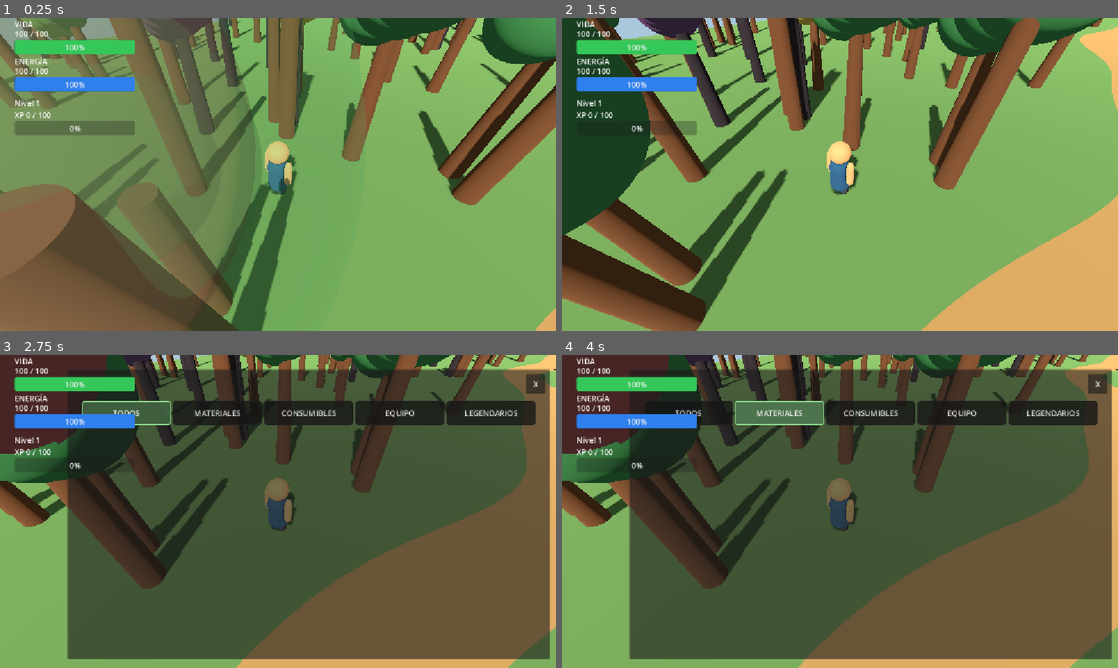
Above: before the commit, frames 1-4 (two rows, left to right).
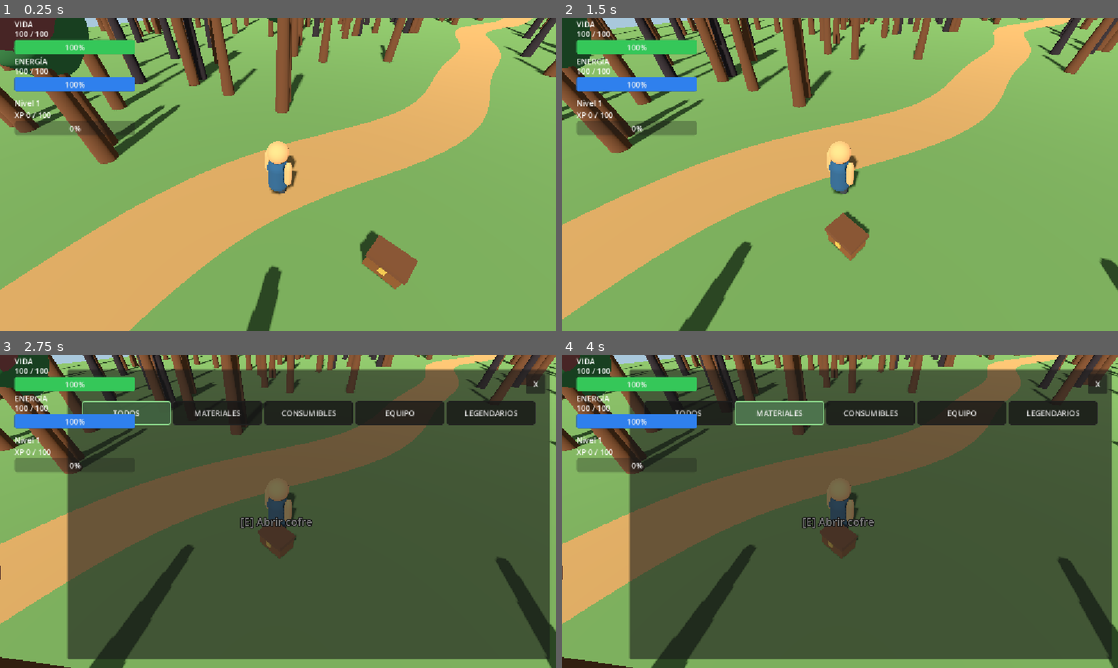
Above: after the commit, the same moments.

Repository: AdolfoBarca/MUNDO_LEYENDAS
Game: Godot game, scene res://SenderoGuardianes.tscn
Two runs of this game, one before a commit and one after it. Both use one fixed random seed, a clock stepped at 60 frames per second and the inputs below. This scene is started directly instead of the project's main scene.
Inputs (mouse positions are in pixels of both pictures, inside the frame that each line leads up to):
- Up to frame 1 (0.25 s): no input
- Up to frame 2 (1.5 s): tap Enter at 0.5 s; move the mouse to (962, 158) at 0.52 s; hold D 0.53-1.28 s; tap P at 0.6 s; click (962, 158) at 0.67 s; move the mouse to (728, 190) at 1.27 s; hold S from 1.28 s (still down); tap E at 1.35 s
- Up to frame 3 (2.75 s): move the mouse to (333, 442) at 2.02 s; release S at 2.03 s; hold D from 2.03 s (still down); tap I at 2.1 s
- Up to frame 4 (4 s): release D at 2.75 s; click "TODOS" at 2.75 s; click "MATERIALES" at 3.5 s

The runs differ from the first frame. In frame 1, 66% of the frame differs, in the area x 0-100%, y 0-100%; in frame 2, 53%; in frame 3, 54%; in frame 4, 54%.

Commit message:
Agregar Acechador de Raices y corregir inicio del Sendero

Diff:
--- /dev/null
+++ b/AcechadorRaices.gd
@@ -0,0 +1,233 @@
+extends "res://EnemigoPrueba.gd"
+
+# MUNDO_LEYENDAS - ACECHADOR DE RAICES V1
+# Segundo enemigo del Sendero de los Guardianes.
+# Reutiliza combate, IA, drops, XP y respawn.
+
+@onready var barra_3d: Sprite3D = $BarraVida3D
+@onready var viewport_vida: SubViewport = $ViewportVida
+
+var cuerpo: Node3D
+
+var madera: StandardMaterial3D
+var madera_oscura: StandardMaterial3D
+var musgo: StandardMaterial3D
+var ojos: StandardMaterial3D
+
+
+func _ready() -> void:
+    barra_3d.texture = viewport_vida.get_texture()
+
+    crear_materiales()
+    crear_cuerpo()
+
+    super._ready()
+
+    print("ACECHADOR DE RAICES LISTO: ", name)
+
+
+func _physics_process(delta: float) -> void:
+    super._physics_process(delta)
+
+    if esta_muerto or cuerpo == null:
+        return
+
+    var destino := Vector3.ZERO
+    var mirar := false
+
+    match estado_actual:
+        Estado.PERSIGUIENDO:
+            var objetivo: CharacterBody3D = null
+
+            if is_instance_valid(cadejo_objetivo):
+                if candidato_cadejo_valido(cadejo_objetivo):
+                    objetivo = cadejo_objetivo
+
+            if objetivo == null and is_instance_valid(heroe):
+                objetivo = heroe
+
+            if objetivo != null:
+                destino = objetivo.global_position
+                mirar = true
+
+        Estado.REGRESANDO:
+            destino = posicion_inicial
+            mirar = true
+
+        Estado.QUIETO:
+            pass
+
+    if not mirar:
+        return
+
+    var direccion: Vector3 = destino - global_position
+    direccion.y = 0.0
+
+    if direccion.length_squared() < 0.0001:
+        return
+
+    var angulo: float = atan2(
+        -direccion.x,
+        -direccion.z
+    )
+
+    rotation.y = lerp_angle(
+        rotation.y,
+        angulo,
+        minf(1.0, 10.0 * delta)
+    )
+
+
+func crear_materiales() -> void:
+    madera = material_color(Color(0.30, 0.17, 0.08))
+    madera_oscura = material_color(Color(0.12, 0.075, 0.045))
+    musgo = material_color(Color(0.16, 0.32, 0.10))
+
+    ojos = material_color(Color(1.0, 0.55, 0.05))
+    ojos.emission_enabled = true
+    ojos.emission = Color(1.0, 0.35, 0.02)
+    ojos.emission_energy_multiplier = 3.0
+
+
+func material_color(color: Color) -> StandardMaterial3D:
+    var material := StandardMaterial3D.new()
+    material.albedo_color = color
+    material.roughness = 1.0
+    return material
+
+
+func crear_cuerpo() -> void:
+    $MeshInstance3D.visible = false
+
+    cuerpo = Node3D.new()
+    cuerpo.name = "CuerpoAcechador"
+    add_child(cuerpo)
+
+    # Cuerpo bajo, ancho y oscuro.
+    esfera(
+        Vector3(0, 0.15, 0),
+        Vector3(0.52, 0.43, 0.58),
+        madera
+    )
+
+    # Espalda cubierta de musgo.
+    esfera(
+        Vector3(0, 0.47, 0.10),
+        Vector3(0.43, 0.13, 0.43),
+        musgo
+    )
+
+    # Cabeza frontal.
+    esfera(
+        Vector3(0, 0.42, -0.40),
+        Vector3(0.37, 0.32, 0.33),
+        madera_oscura
+    )
+
+    # Ojos ambar en el frente -Z.
+    for lado in [-1.0, 1.0]:
+        esfera(
+            Vector3(lado * 0.17, 0.48, -0.69),
+            Vector3(0.085, 0.075, 0.06),
+            ojos
+        )
+
+        # Cejas de madera.
+        rama(
+            Vector3(lado * 0.07, 0.63, -0.66),
+            Vector3(lado * 0.29, 0.61, -0.58),
+            0.06,
+            madera
+        )
+
+    # Cuatro patas de raices.
+    for lado in [-1.0, 1.0]:
+        for frente in [-1.0, 1.0]:
+            var origen := Vector3(
+                lado * 0.36,
+                0.05,
+                frente * 0.32
+            )
+
+            var extremo := Vector3(
+                lado * 0.65,
+                -0.65,
+                frente * 0.55
+            )
+
+            rama(origen, extremo, 0.16, madera)
+
+            # Garra dirigida hacia delante.
+            rama(
+                extremo,
+                extremo + Vector3(0, -0.10, -0.27),
+                0.07,
+                madera_oscura
+            )
+
+    # Espinas de madera en la espalda.
+    for i in range(3):
+        var z: float = 0.32 - float(i) * 0.30
+
+        rama(
+            Vector3(0, 0.43, z),
+            Vector3(0, 0.93, z + 0.13),
+            0.12,
+            madera_oscura
+        )
+
+    # Raices laterales.
+    for lado in [-1.0, 1.0]:
+        rama(
+            Vector3(lado * 0.38, 0.25, 0.18),
+            Vector3(lado * 0.75, 0.42, 0.35),
+            0.10,
+            madera
+        )
+
+
+func esfera(
+    posicion: Vector3,
+    escala: Vector3,
+    material: Material
+) -> void:
+    var pieza := MeshInstance3D.new()
+    var malla := SphereMesh.new()
+
+    pieza.mesh = malla
+    pieza.position = posicion
+    pieza.scale = escala
+    pieza.material_override = material
+
+    cuerpo.add_child(pieza)
+
+
+func rama(
+    inicio: Vector3,
+    fin: Vector3,
+    radio: float,
+    material: Material
+) -> void:
+    var direccion: Vector3 = fin - inicio
+    var longitud: float = direccion.length()
+
+    if longitud <= 0.001:
+        return
+
+    var pieza := MeshInstance3D.new()
+    var malla := CylinderMesh.new()
+
+    malla.height = longitud
+    malla.bottom_radius = radio
+    malla.top_radius = radio * 0.55
+
+    pieza.mesh = malla
+    pieza.position = (inicio + fin) * 0.5
+    pieza.material_override = material
+
+    pieza.quaternion = Quaternion(
+        Vector3.UP,
+        direccion.normalized()
+    )
+
+    cuerpo.add_child(pieza)
--- /dev/null
+++ b/AcechadorRaices.tscn
@@ -0,0 +1,56 @@
+[gd_scene load_steps=5 format=3]
+
+[ext_resource type="Script" path="res://AcechadorRaices.gd" id="1_acechador"]
+
+[sub_resource type="CapsuleMesh" id="CapsuleMesh_acechador"]
+radius = 0.48
+height = 1.6
+
+[sub_resource type="StandardMaterial3D" id="Material_acechador"]
+albedo_color = Color(0.25, 0.15, 0.08, 1)
+
+[sub_resource type="CapsuleShape3D" id="CapsuleShape_acechador"]
+radius = 0.48
+height = 1.6
+
+[node name="AcechadorRaices" type="CharacterBody3D"]
+script = ExtResource("1_acechador")
+vida_maxima = 85
+ataque_base = 10
+velocidad_movimiento = 3.5
+distancia_deteccion = 7.0
+distancia_maxima_persecucion = 12.0
+distancia_ataque = 1.5
+tiempo_entre_ataques = 1.3
+tiempo_respawn = 12.0
+
+[node name="MeshInstance3D" type="MeshInstance3D" parent="."]
+mesh = SubResource("CapsuleMesh_acechador")
+surface_material_override/0 = SubResource("Material_acechador")
+
+[node name="CollisionShape3D" type="CollisionShape3D" parent="."]
+shape = SubResource("CapsuleShape_acechador")
+
+[node name="VidaLabel" type="Label3D" parent="."]
+position = Vector3(0, 1.25, 0)
+billboard = 1
+text = "85 / 85"
+
+[node name="ViewportVida" type="SubViewport" parent="."]
+size = Vector2i(180, 24)
+transparent_bg = true
+
+[node name="BarraVida" type="ProgressBar" parent="ViewportVida"]
+anchors_preset = 15
+anchor_right = 1.0
+anchor_bottom = 1.0
+grow_horizontal = 2
+grow_vertical = 2
+max_value = 85.0
+value = 85.0
+show_percentage = false
+
+[node name="BarraVida3D" type="Sprite3D" parent="."]
+position = Vector3(0, 1.45, 0)
+pixel_size = 0.005
+billboard = 1
--- a/SenderoGuardianes.tscn
+++ b/SenderoGuardianes.tscn
@@ -7,6 +7,7 @@
 [ext_resource type="Script" uid="uid://cgi425hsbbcrs" path="res://Camara.gd" id="5_ddhu0"]
 [ext_resource type="Material" uid="uid://c2y66k080fws6" path="res://MaterialPantalon.tres" id="5_nru8k"]
 [ext_resource type="Script" uid="uid://b0khvsy334yjx" path="res://HUDInventario.gd" id="6_rtguw"]
+[ext_resource type="PackedScene" path="res://AcechadorRaices.tscn" id="8_yp76p"]
 
 [sub_resource type="StandardMaterial3D" id="StandardMaterial3D_e5ioe"]
 albedo_color = Color(0.32156864, 0.45882353, 0.2784314, 1)
@@ -66,7 +67,7 @@
 environment = SubResource("Environment_j115u")
 
 [node name="Heroe" type="CharacterBody3D" parent="." unique_id=332470400 groups=["heroe"]]
-transform = Transform3D(1, 0, 0, 0, 1, 0, 0, 0, 1, -14, 1, 105)
+transform = Transform3D(1, 0, 0, 0, 1, 0, 0, 0, 1, -1.2, 1, 105)
 script = ExtResource("3_ddhu0")
 
 [node name="Cuerpo" type="MeshInstance3D" parent="Heroe" unique_id=561157297]
@@ -245,3 +246,6 @@
 offset_right = 40.0
 offset_bottom = 23.0
 text = "HAS SIDO DERROTADO"
+
+[node name="AcechadorRaices" parent="." unique_id=2049945081 instance=ExtResource("8_yp76p")]
+transform = Transform3D(1, 0, 0, 0, 1, 0, 0, 0, 1, -5, 1, -55)
